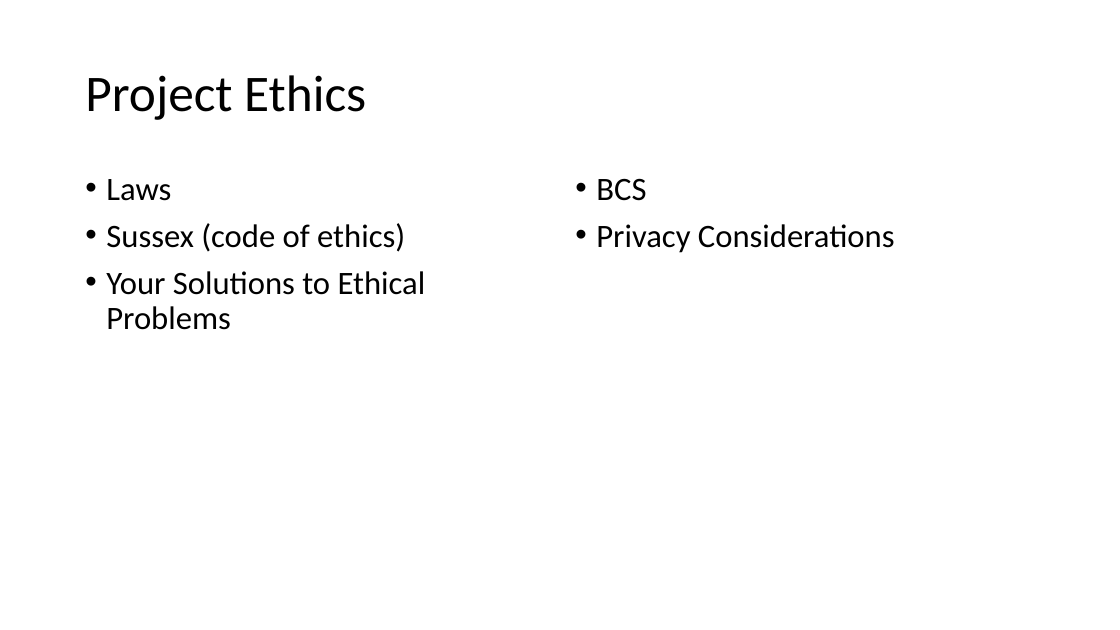
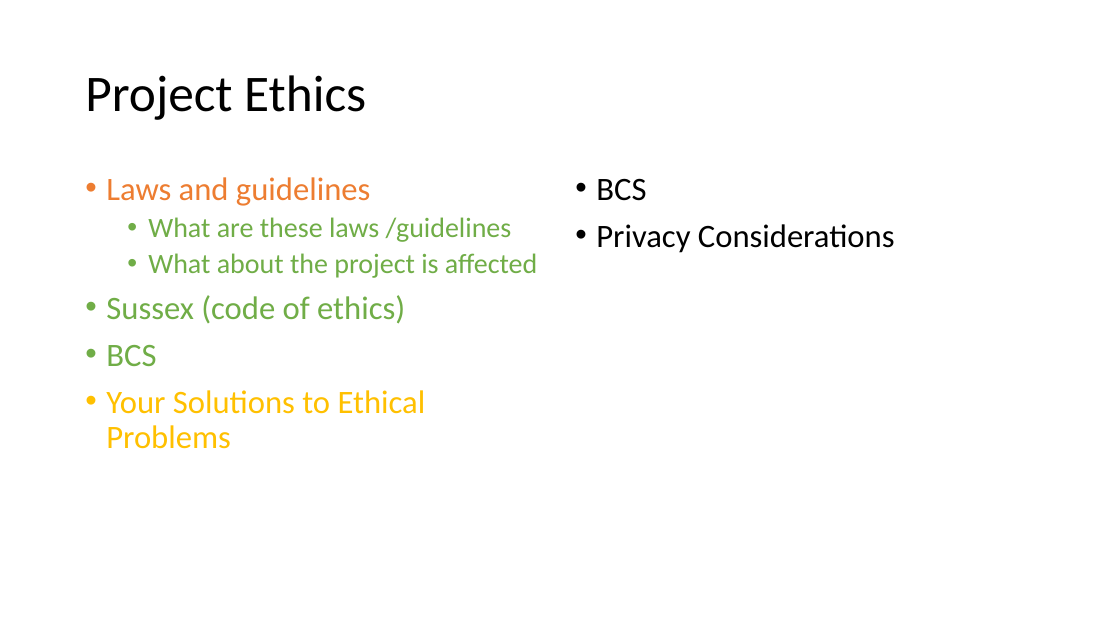
Before and after one commit to Morganplant/Crowd-Detection-System-Docs, a slide deck: slide 4 of Report Topics.pptx. Drawn at 1120x630 pixels with LibreOffice and Linux fonts; fonts in the diff are those of the drawing. Boxes give left, top, right and bottom in pixels: in the first picture for what was removed or moved away, otherwise in the second. Text is boxed around its words. In the diff, an @@ line names an element or a change of style, - is before the commit and + after.

```diff
--- a/Report Topics.pptx
+++ b/Report Topics.pptx
@@ text at bbox=[106, 177, 537, 278]: text changed; size 28 to 24 pt; text colour #000000 to #70AD47 @@
-• Laws
+• Laws and guidelines
+  • What are these laws /guidelines
+  • What about the project is affected
@@ text at bbox=[106, 295, 426, 449]: text colour #000000 to #70AD47 in "Sussex (code of ethics)"; text colour #000000 to #FFC000 in "Your Solutions to Ethical Problems" @@
@@ text at bbox=[106, 345, 156, 366]: paragraph added @@
+• BCS
```
Also in this commit, not shown: 2 other slides changed, 5 other files.
